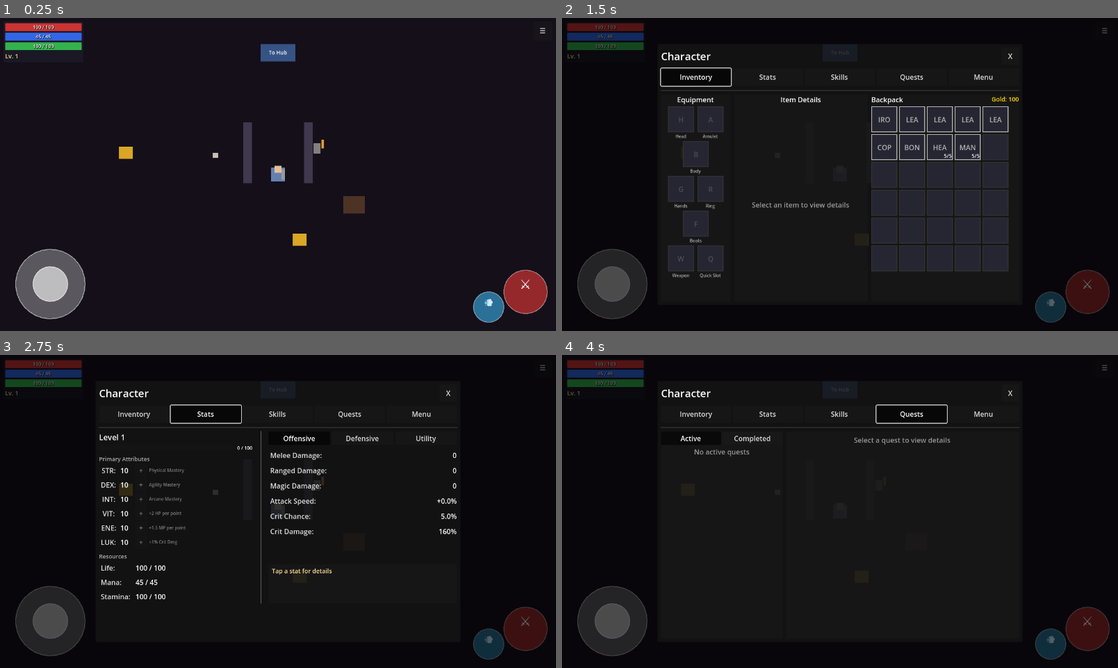
Above: before the commit, frames 1-4 (two rows, left to right).
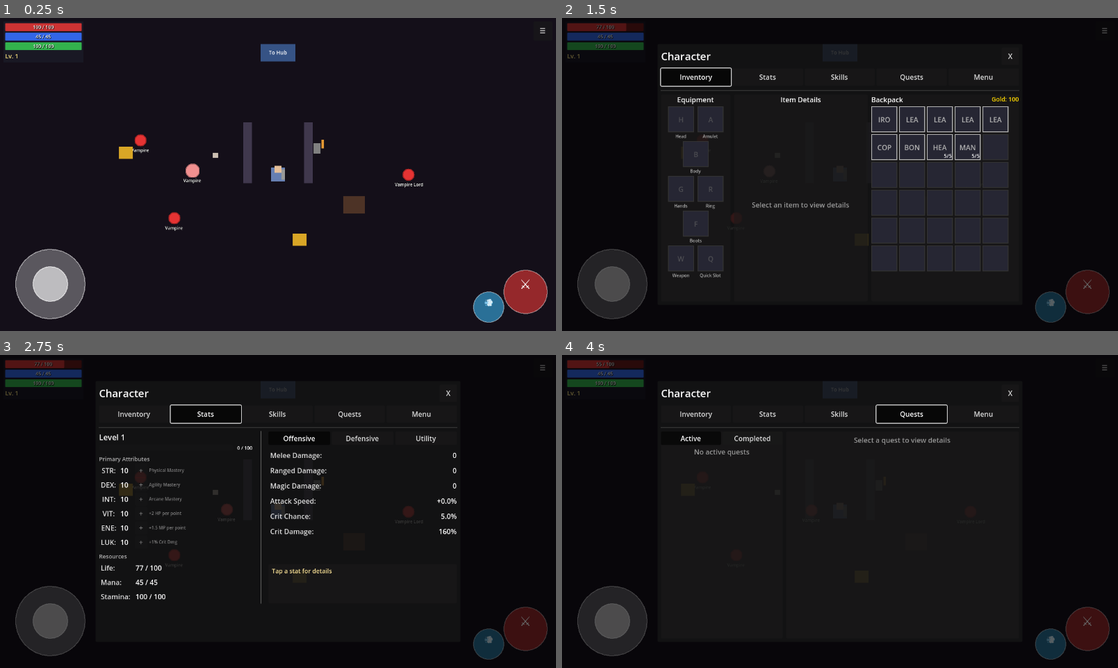
Above: after the commit, the same moments.

Repository: MatousHruska/MobileTestia
Game: Godot game, scene res://scenes/world/zone_crypt.tscn
The game is run twice, just before and just after one commit, with the same random seed, the same clock (stepped at 60 frames per second) and the same inputs. This scene is started directly instead of the project's main scene.
Inputs:
- Up to frame 1 (0.25 s): no input
- Up to frame 2 (1.5 s): click "☰" at 0.5 s; click "Inventory" at 1.25 s
- Up to frame 3 (2.75 s): click "Stats" at 2 s
- Up to frame 4 (4 s): click "Skills" at 2.75 s; click "Quests" at 3.5 s

The runs differ from the first frame. In frame 1, 0.4% of the frame differs, in the area x 23-77%, y 37-68%; in frame 2, 0.1%; in frame 3, 0.3%; in frame 4, 0.2%.
Error before the commit: Parse Error: Cannot infer the type of "success" variable because the value doesn't have a set type. (res://scripts/npc/enemy_npc.gd:366)

Commit message:
Fix type inference error in perform_attack success variable
Changed `var success :=` to `var success: bool =` since GDScript
cannot infer the return type from try_attack().

Diff:
--- a/scripts/npc/enemy_npc.gd
+++ b/scripts/npc/enemy_npc.gd
@@ -363,7 +363,7 @@
 		# Use new ability system
 		var player := Game.player if Game else null
 		if player:
-			var success := ability_controller.try_attack(player)
+			var success: bool = ability_controller.try_attack(player)
 			Debug.log("NPC", "%s try_attack result: %s" % [enemy_name, success])
 			if success:
 				play_attack()
